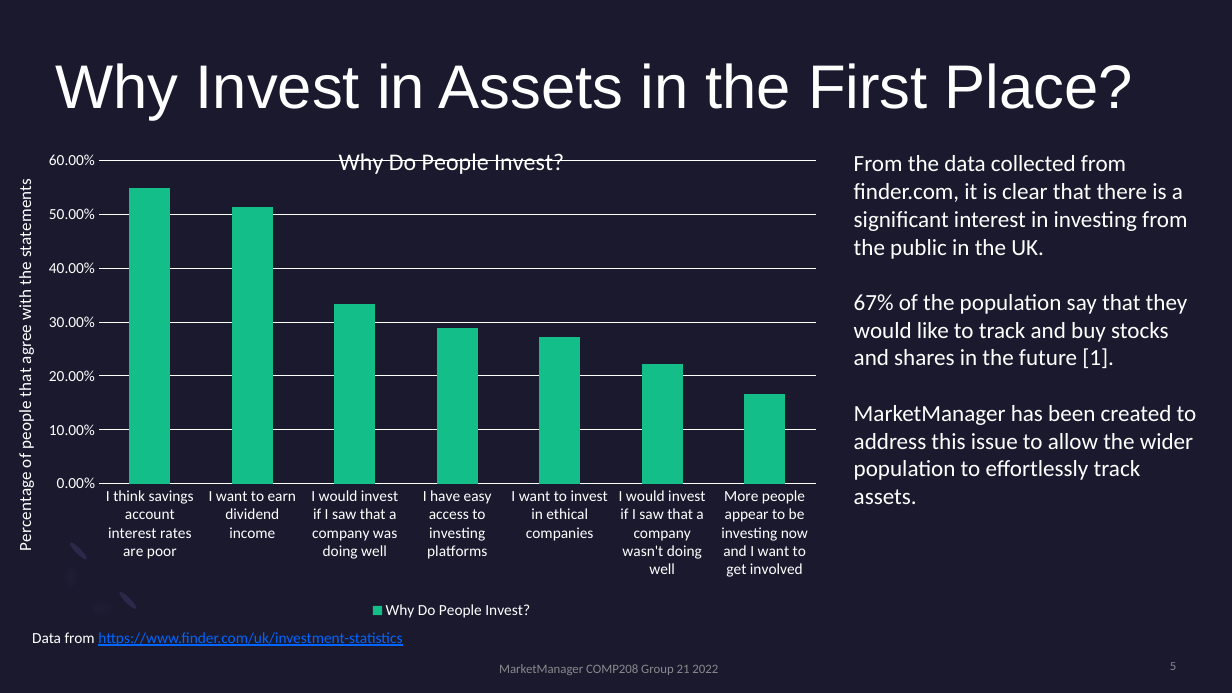
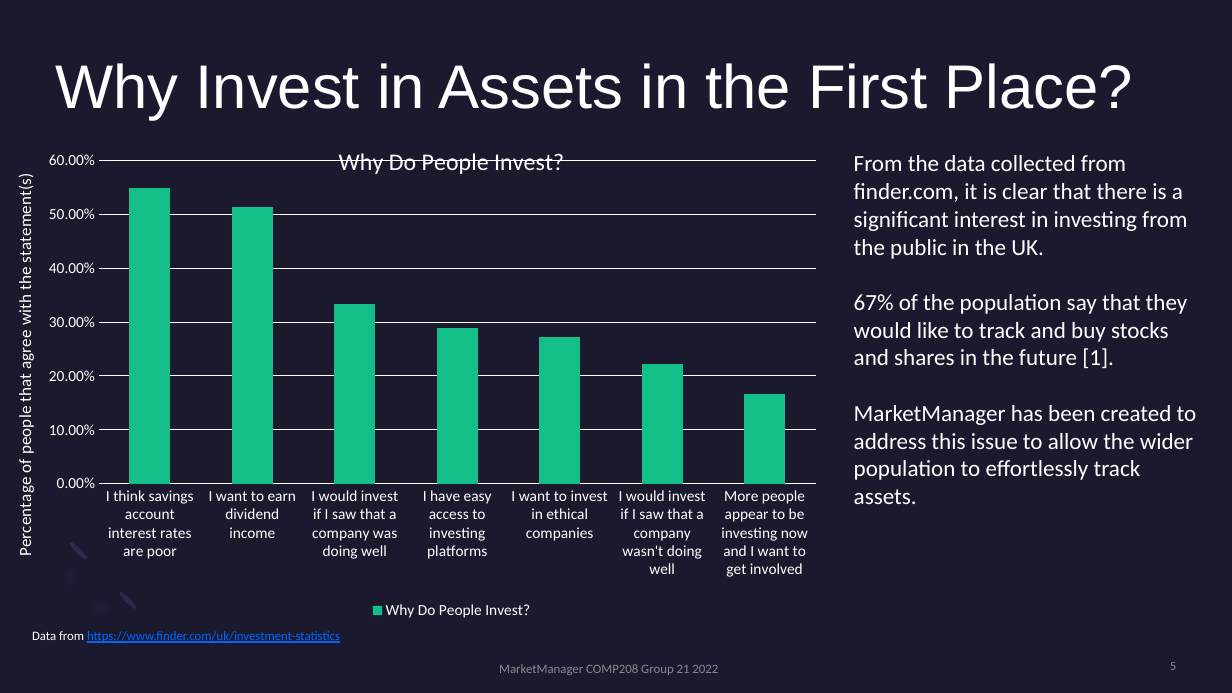
Before and after one commit to jash2002/MarketManager, a slide deck: slide 5 of docs/MarketManager Presentation.pptx. Drawn at 1232x693 pixels with LibreOffice and Linux fonts; fonts in the diff are those of the drawing. Boxes give left, top, right and bottom in pixels: in the first picture for what was removed or moved away, otherwise in the second. Text is boxed around its words. In the diff, an @@ line names an element or a change of style, - is before the commit and + after.

```diff
--- a/docs/MarketManager Presentation.pptx
+++ b/docs/MarketManager Presentation.pptx
@@ column stacked chart at (10,126,894,624) @@
@@ value axis title "Percentage of people that agree with the statements " to "Percentage of people that agree with the statement(s) " @@
@@ text "Data from https://www.finder.com/uk/investment-statistics" at (32,631,340,643): size 12 to 10 pt @@
```
Also in this commit, not shown: 2 other slides changed, 1 other file.
